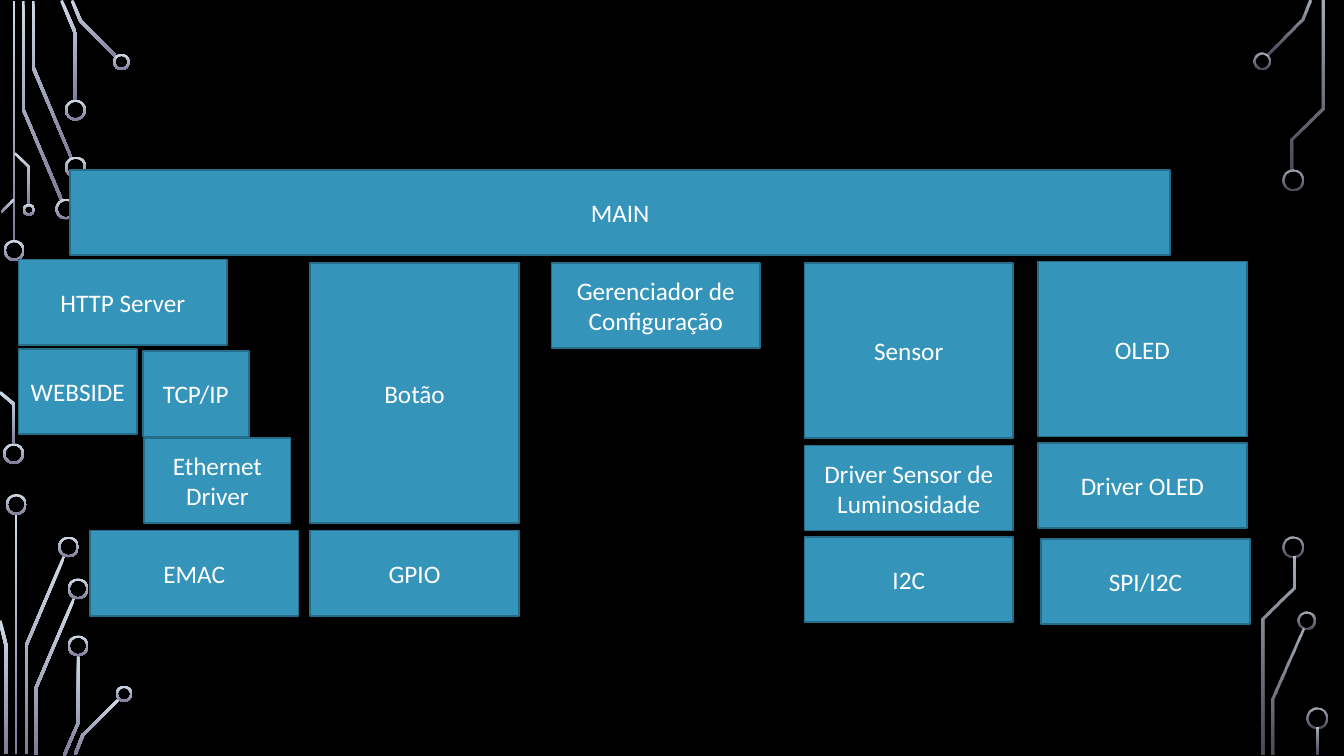
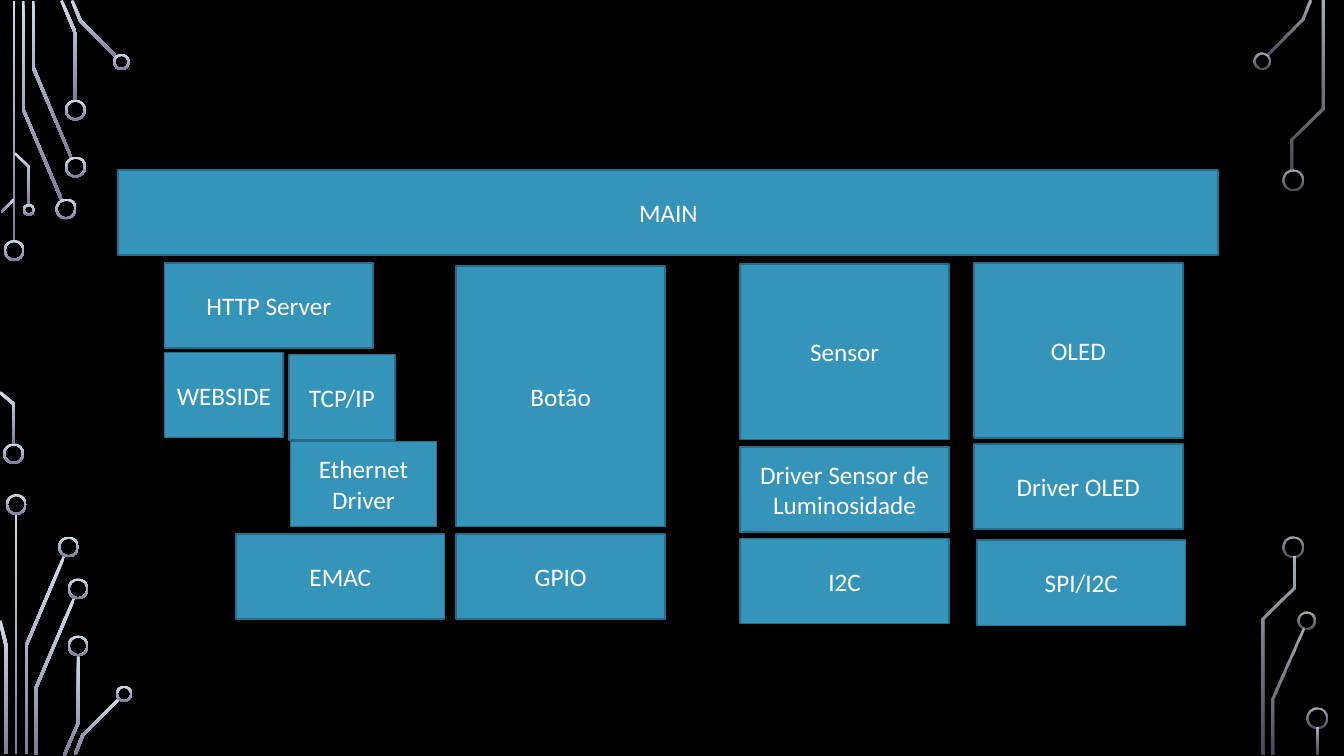
Before and after one commit to joserodrigosantos/EC020, a slide deck: slide 4 of diagramas.pptx. Drawn at 1344x756 pixels with LibreOffice and Linux fonts; fonts in the diff are those of the drawing; background and template pictures are left out. Boxes give left, top, right and bottom in pixels: in the first picture for what was removed or moved away, otherwise in the second. Text is boxed around its words. In the diff, an @@ line names an element or a change of style, - is before the commit and + after.

```diff
--- a/diagramas.pptx
+++ b/diagramas.pptx
@@ rectangle "MAIN": place and size @@
-rectangle "MAIN" at [71, 170, 1171, 255]
+rectangle "MAIN" at [118, 170, 1218, 255]
@@ rectangle removed at [552, 263, 760, 348] @@
-Gerenciador de Configuração
@@ 6 rectangles: place and size @@
-6 rectangles at [805, 261, 1250, 624]
+6 rectangles at [740, 263, 1186, 625]
@@ 7 rectangles: place and size @@
-7 rectangles at [18, 260, 519, 615]
+7 rectangles at [164, 263, 665, 619]
```
Also in this commit, not shown: 2 other slides changed, 3 other files.
